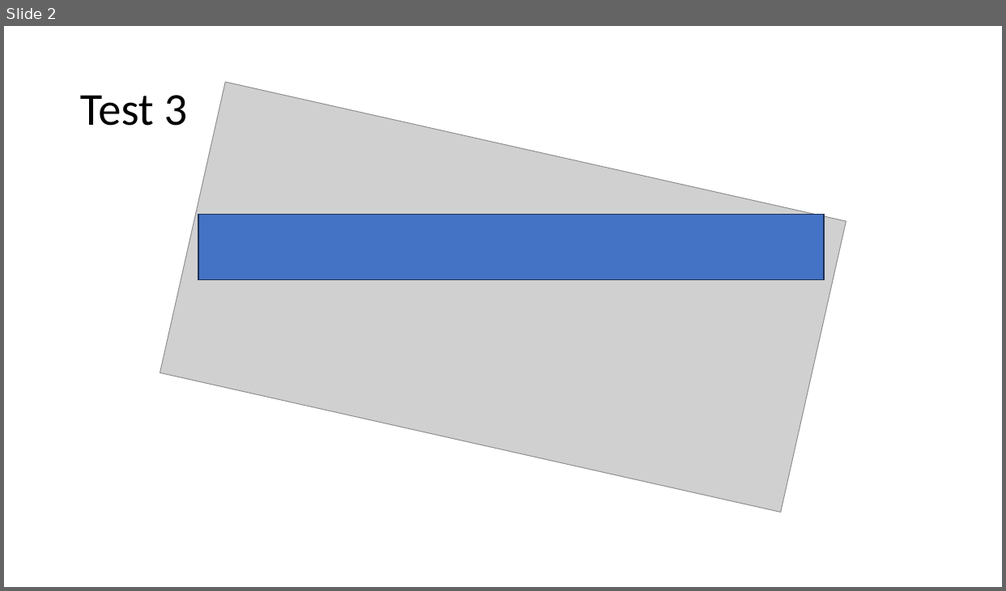
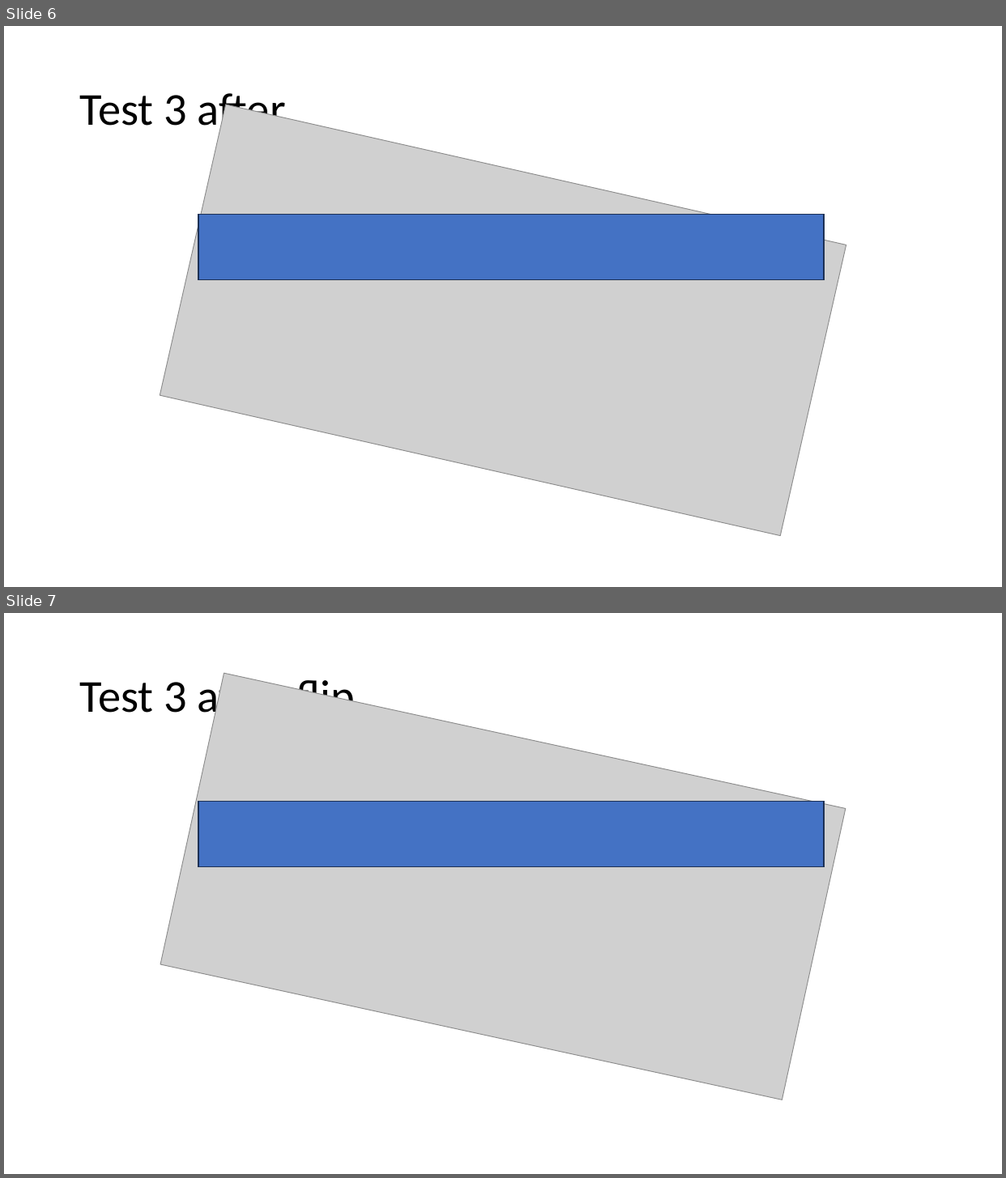
Before and after one commit to Maye16/angle-photos, a slide deck: Figures/Présentation2.pptx. Shown one above the other, each under a label of ours: slide 2 before the commit, slides 6 and 7 after it. The pictures are 1006x591 and 1006x1178 pixels, drawn with LibreOffice and Linux fonts; fonts in the diff are those of the drawing; grey boxes stand for pictures. Boxes give left, top, right and bottom in pixels: in the first picture for what was removed or moved away, otherwise in the second. Text is boxed around its words. In the diff, an @@ line names an element or a change of style, - is before the commit and + after.

```diff
--- a/Figures/Présentation2.pptx
+++ b/Figures/Présentation2.pptx
@@ slide 7 added at [4, 613, 1002, 1174], background #FFFFFF @@
@@ title added at [80, 673, 354, 722], 44 pt, text #000000 @@
+Test 3 after flip
@@ picture added at [160, 673, 846, 1101] @@
@@ rectangle added at [198, 802, 825, 867], fill #4472C4, outline #1E3256 1 pt @@
@@ picture added at [441, 844, 566, 943] @@
@@ what was slide 2 is now slide 6 @@
@@ slide 6 changed as well @@
@@ title at [80, 86, 286, 135]: text changed @@
-Test 3
+Test 3 after
@@ picture at [160, 105, 846, 537]: rotation 12 to 192 degrees @@
```
Also in this commit, not shown: 2 other slides changed, 8 other slides added, 17 other files.
